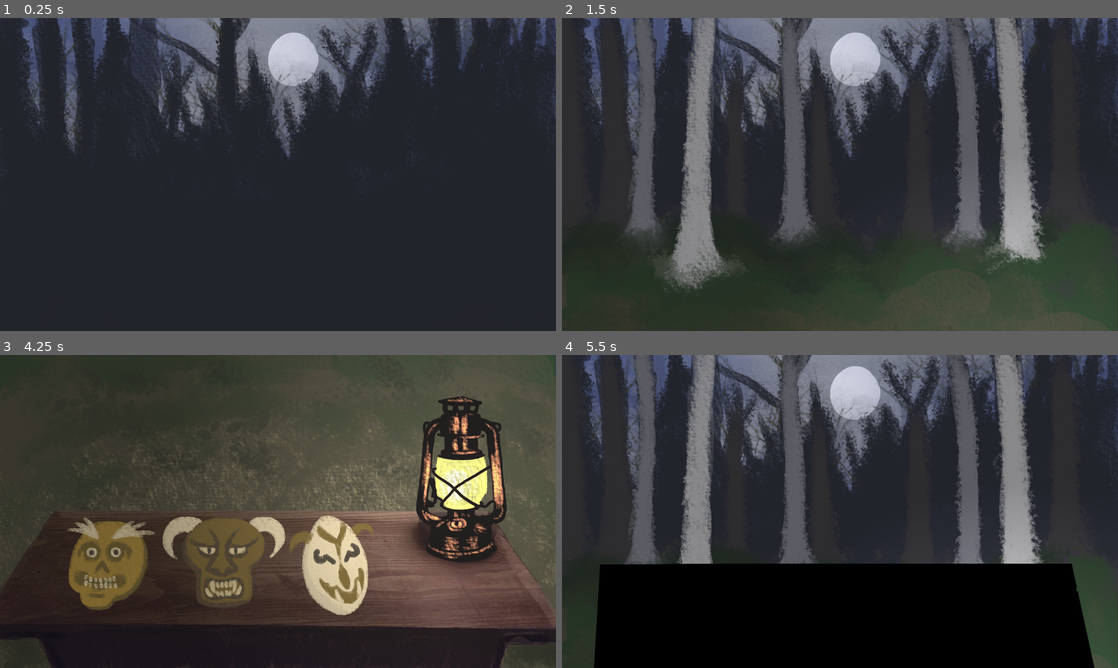
Above: before the commit, frames 1-4 (two rows, left to right).
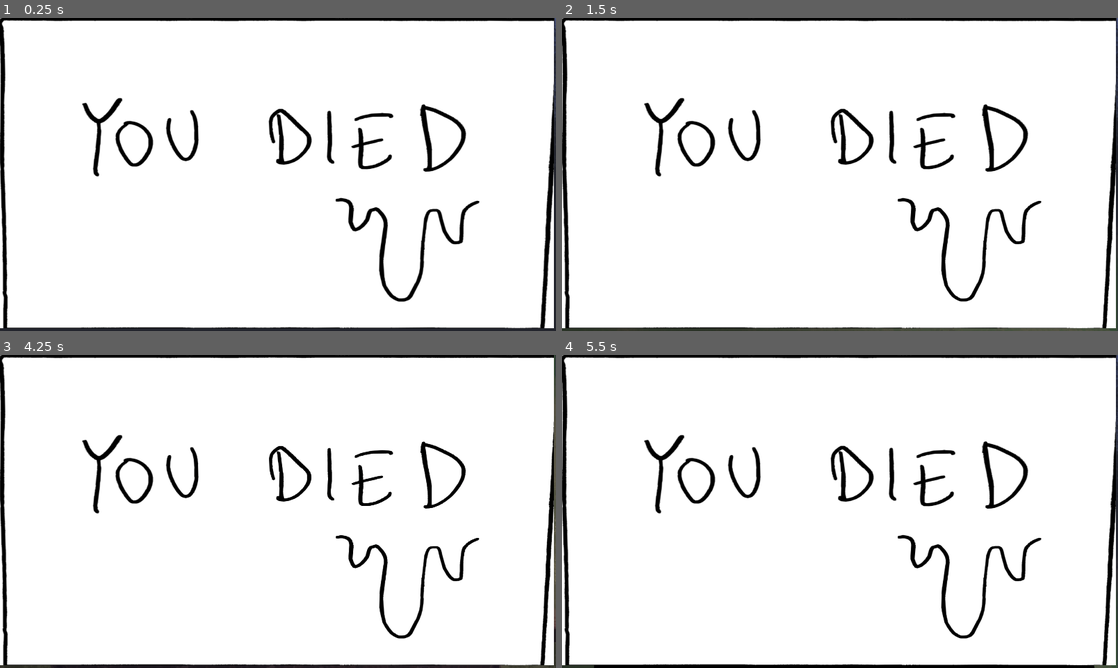
Above: after the commit, the same moments.

Repository: serrureriehurluberlesque/GGJ2026
Game: Godot game, scene res://scenes/main/main.tscn
Two runs of this game, one before a commit and one after it. Both use one fixed random seed, a clock stepped at 60 frames per second and the inputs below. The engine's default icon, where the game draws it, is replaced by a stand-in: a white triangle on a blue panel in a dark square.
Inputs (mouse positions are in pixels of both pictures, inside the frame that each line leads up to):
- Up to frame 1 (0.25 s): no input
- Up to frame 2 (1.5 s): tap Enter at 0.5 s; move the mouse to (962, 158) at 0.52 s; hold Up (ui_up) 0.53-1.28 s; hold E (activate) 0.53-1.28 s; click (962, 158) at 0.67 s; tap Space at 1.25 s; move the mouse to (728, 190) at 1.27 s; hold Down (ui_down) from 1.28 s (still down); click (728, 190) at 1.35 s
- Up to frame 3 (4.25 s): tap Enter at 2, 3.5 s; move the mouse to (333, 442) at 2.02 s; release Down (ui_down) at 2.03 s; hold E (activate) 2.03-2.78 s; hold Up (ui_up) 2.03-3.53 s; tap Space at 2.75 s; move the mouse to (250, 574) at 2.77 s; click (250, 574) at 2.85 s; move the mouse to (444, 558) at 3.52 s; hold Down (ui_down) from 3.53 s (still down); hold E (activate) from 3.53 s (still down)
- Up to frame 4 (5.5 s): keep holding Down (ui_down); move the mouse to (895, 564) at 4.27 s; release E (activate) at 4.28 s; click (895, 564) at 4.35 s; move the mouse to (784, 558) at 5.02 s; hold E (activate) from 5.03 s (still down); click (784, 558) at 5.17 s

The runs differ from the first frame. In frame 1, 98% of the frame differs, in the area x 0-100%, y 0-100%; in frame 2, 98%; in frame 3, 98%; in frame 4, 98%.

Commit message:
game over

Diff:
--- a/ggj2026/scenes/main/main.gd
+++ b/ggj2026/scenes/main/main.gd
@@ -102,5 +102,10 @@
 		send_visibility_to_monsters()
 
 
-func _on_monsters_gotcha() -> void:
-	pass # Replace with function body.
+func _on_monsters_gotcha(type: int) -> void:
+	%Jumpscare.texture = load("res://scenes/main/assets/jumpscare_%d.png" % type)
+	%Jumpscare.visible = true
+	%Jumpscare/Timer.start()
+
+func _on_jumpscare_timer_timeout() -> void:
+	%GameOver.show()
--- a/ggj2026/scenes/main/main.tscn
+++ b/ggj2026/scenes/main/main.tscn
@@ -12,8 +12,9 @@
 [ext_resource type="PackedScene" uid="uid://dxdc0a75fejsx" path="res://scenes/monsters/monsters.tscn" id="6_ow5a4"]
 [ext_resource type="Texture2D" uid="uid://b6optcde54ge6" path="res://scenes/main/assets/Trees_7.png" id="6_raeie"]
 [ext_resource type="Texture2D" uid="uid://d30v4tw35mtv4" path="res://scenes/main/assets/Shrubbery_8.png" id="7_hxu8e"]
+[ext_resource type="Texture2D" uid="uid://bfdos0v00431a" path="res://scenes/main/assets/game_over.png" id="13_raeie"]
 [ext_resource type="Texture2D" uid="uid://bxhgi4mkmqvhw" path="res://scenes/main/assets/neutral_point_light.webp" id="13_th5th"]
-[ext_resource type="Script" path="res://scenes/main/point_light_2d.gd" id="14_7smn1"]
+[ext_resource type="Script" uid="uid://b8xpq7qr8r6st" path="res://scenes/main/point_light_2d.gd" id="14_7smn1"]
 
 [sub_resource type="CanvasTexture" id="CanvasTexture_7smn1"]
 diffuse_texture = ExtResource("6_raeie")
@@ -167,11 +168,39 @@
 [node name="Camera" type="Camera2D" parent="." unique_id=421635307]
 position = Vector2(960, 540)
 
+[node name="TransTimer" type="Timer" parent="Camera" unique_id=1312787439]
+
 [node name="MaskOn" type="Sprite2D" parent="Camera" unique_id=1420860986]
 z_index = 15
 texture = ExtResource("5_6q06x")
 
-[node name="TransTimer" type="Timer" parent="Camera" unique_id=1312787439]
+[node name="Jumpscare" type="TextureRect" parent="Camera" unique_id=1735291520]
+unique_name_in_owner = true
+visible = false
+z_index = 25
+anchors_preset = 8
+anchor_left = 0.5
+anchor_top = 0.5
+anchor_right = 0.5
+anchor_bottom = 0.5
+offset_left = -968.0
+offset_top = -542.0
+offset_right = 1086.7698
+offset_bottom = 520.796
+grow_horizontal = 2
+grow_vertical = 2
+scale = Vector2(0.93684465, 1.0299296)
+
+[node name="Timer" type="Timer" parent="Camera/Jumpscare" unique_id=2111997787]
+
+[node name="GameOver" type="TextureRect" parent="Camera" unique_id=162808678]
+unique_name_in_owner = true
+z_index = 100
+offset_left = -960.0
+offset_top = -540.0
+offset_right = 953.0
+offset_bottom = 530.0
+texture = ExtResource("13_raeie")
 
 [node name="AnimationPlayer" type="AnimationPlayer" parent="." unique_id=122311836]
 libraries/ = SubResource("AnimationLibrary_hujxm")
@@ -204,3 +233,4 @@
 [connection signal="mask_chosen" from="Masks/mask_1" to="." method="_on_mask_chosen"]
 [connection signal="gotcha" from="Monsters" to="." method="_on_monsters_gotcha"]
 [connection signal="timeout" from="Camera/TransTimer" to="." method="_on_trans_timer_timeout"]
+[connection signal="timeout" from="Camera/Jumpscare/Timer" to="." method="_on_jumpscare_timer_timeout"]
Binary file added: ggj2026/scenes/main/assets/game_over.png
Not shown, added: ggj2026/scenes/main/assets/game_over.png.import
Binary file added: ggj2026/scenes/main/assets/jumpscare_1.png
Not shown, added: ggj2026/scenes/main/assets/jumpscare_1.png.import
Binary file added: ggj2026/scenes/main/assets/jumpscare_2.png
Not shown, added: ggj2026/scenes/main/assets/jumpscare_2.png.import
Binary file added: ggj2026/scenes/main/assets/jumpscare_3.png
Not shown, added: ggj2026/scenes/main/assets/jumpscare_3.png.import
